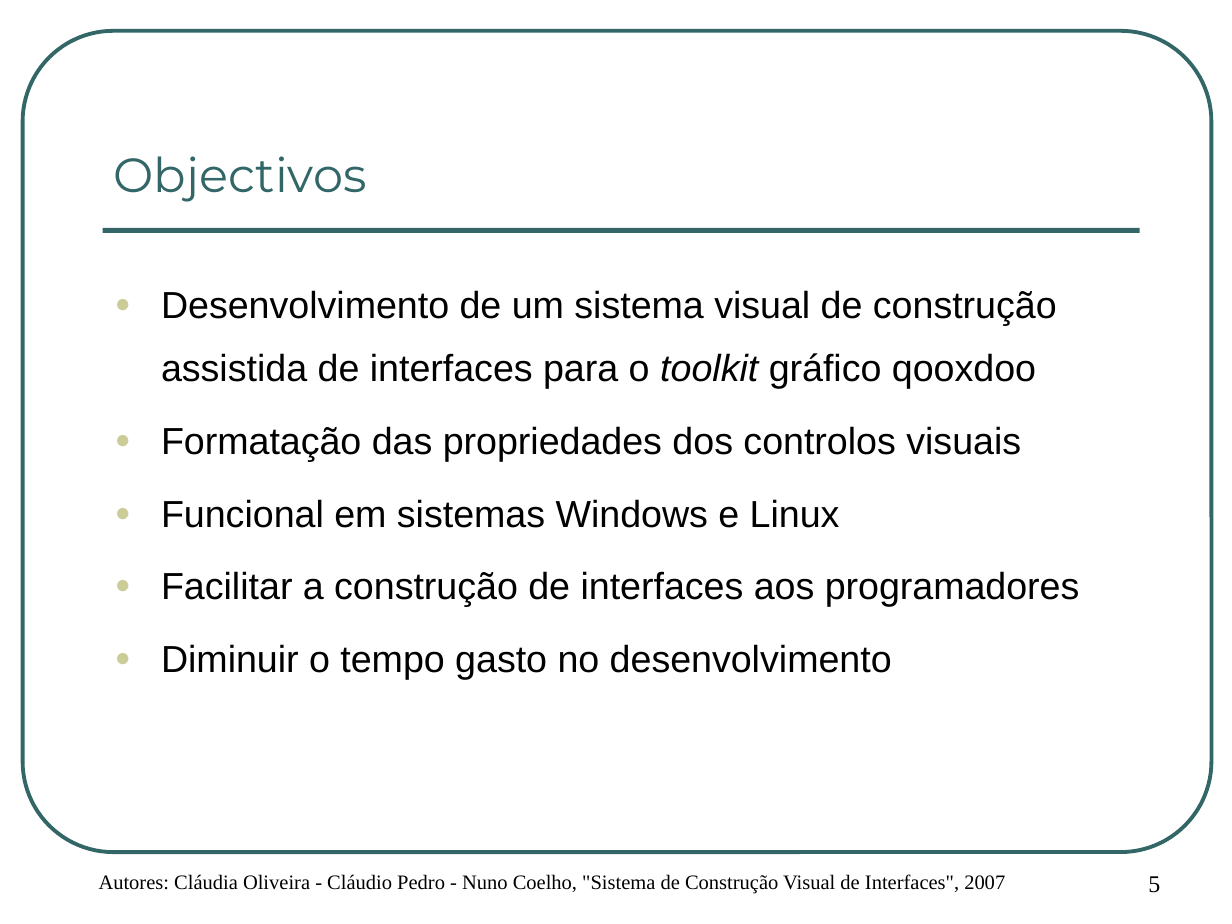
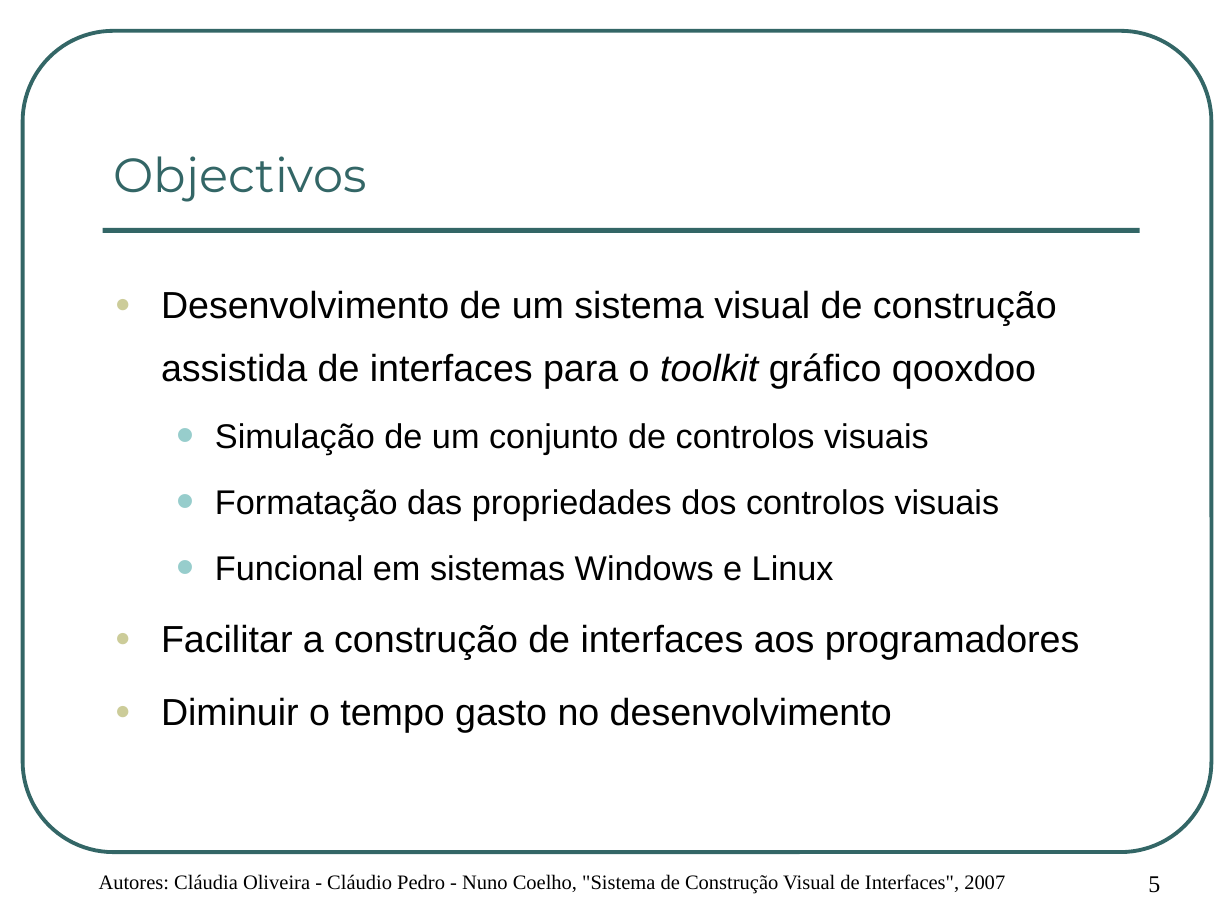
Before and after one commit to cpedro84/qooxdooguibuilder, a slide deck: slide 5 of apresentacao/Apresentação de Projecto.ppt. Drawn at 1232x924 pixels with LibreOffice and Linux fonts; fonts in the diff are those of the drawing; background and template pictures are left out. Boxes give left, top, right and bottom in pixels: in the first picture for what was removed or moved away, otherwise in the second. Text is boxed around its words. In the diff, an @@ line names an element or a change of style, - is before the commit and + after.

```diff
--- a/apresentacao/Apresentação de Projecto.ppt
+++ b/apresentacao/Apresentação de Projecto.ppt
@@ text at (215, 423, 929, 455): paragraph added @@
+  • Simulação de um conjunto de controlos visuais
@@ text at (215, 489, 1000, 581): size 22 to 20 pt in "Formatação das propriedades dos controlos visuais", "Funcional em sistemas Windows e Linux"; bullet ● to •; list level 1 to 2 in "Formatação das propriedades dos controlos ..."; bullet colour #CCCC99 to #97CDCC; list level 1 to 2 in "Funcional em sistemas Windows e ..." @@
```
Also in this commit, not shown: 13 other slides changed, 3 other files.
